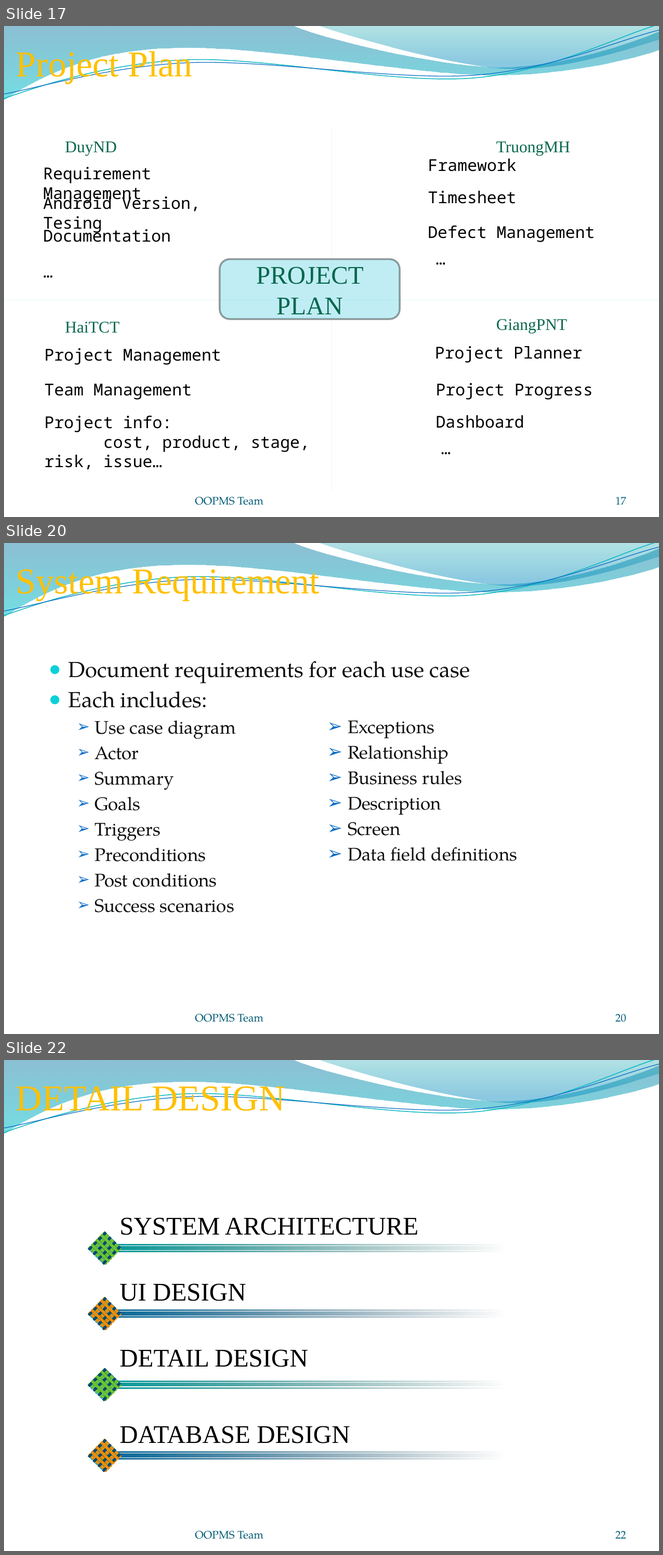
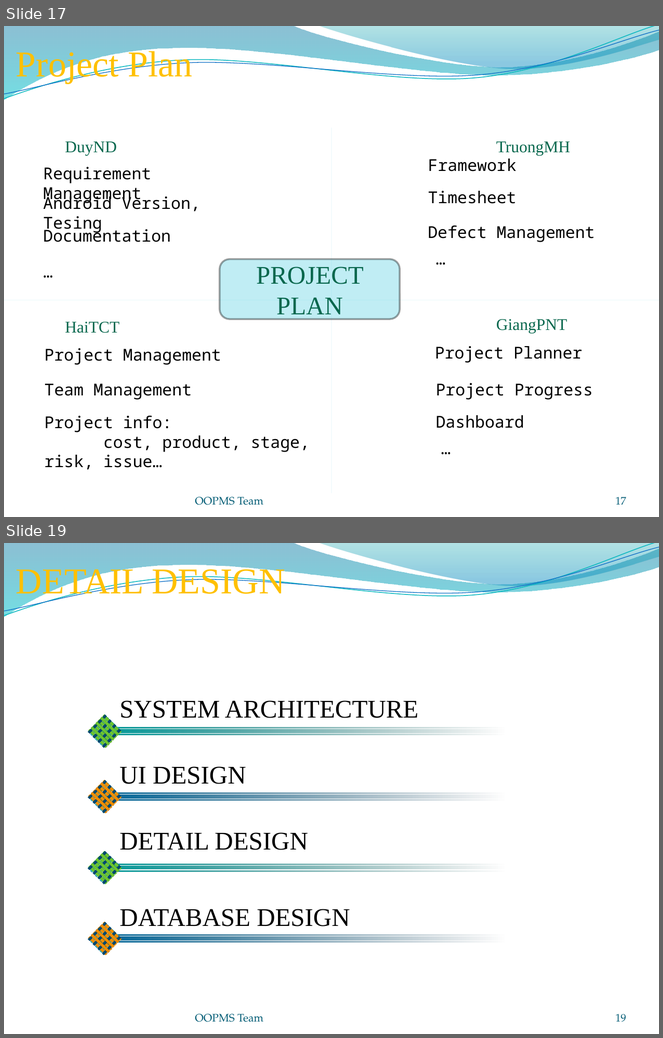
Before and after one commit to gofpattern/oopms, a slide deck: Document/Report/Presentation/OOPMS_Presentation_v1.0.pptx. Shown one above the other, each under a label of ours: slides 17, 20 and 22 before the commit, slides 17 and 19 after it; the slides between them are not shown. The pictures are 663x1555 and 663x1038 pixels, drawn with LibreOffice and Linux fonts; fonts in the diff are those of the drawing; background and template pictures are left out. Boxes give left, top, right and bottom in pixels: in the first picture for what was removed or moved away, otherwise in the second. Text is boxed around its words. In the diff, an @@ line names an element or a change of style, - is before the commit and + after.

```diff
--- a/Document/Report/Presentation/OOPMS_Presentation_v1.0.pptx
+++ b/Document/Report/Presentation/OOPMS_Presentation_v1.0.pptx
@@ slide 20 removed at (4,543,659,1034), background picture (left out); not listed: 4 template elements that a slide beside it also shows @@
@@ text removed at (16,565,320,600) @@
-System Requirement
@@ text removed at (68,661,470,913) @@
-● Document requirements for each use case
-● Each includes:
-  ➢ Use case diagram
-  ➢ Actor
-  ➢ Summary
-  ➢ Goals
-  ➢ Triggers
-  ➢ Preconditions
-  ➢ Post conditions
-  ➢ Success scenarios
@@ text removed at (348,720,518,861) @@
-  ➢ Exceptions
-  ➢ Relationship
-  ➢ Business rules
-  ➢ Description
-  ➢ Screen
-  ➢ Data field definitions
@@ text removed at (195,1014,263,1022) @@
-OOPMS Team
@@ page number removed at (616,1014,626,1022) @@
-20
@@ what was slide 22 is now slide 19 @@
@@ page number at (616,1014,626,1022): text changed @@
-22
+19
```
Also in this commit, not shown: 3 slides changed, 3 slides added, 2 other slides removed.
